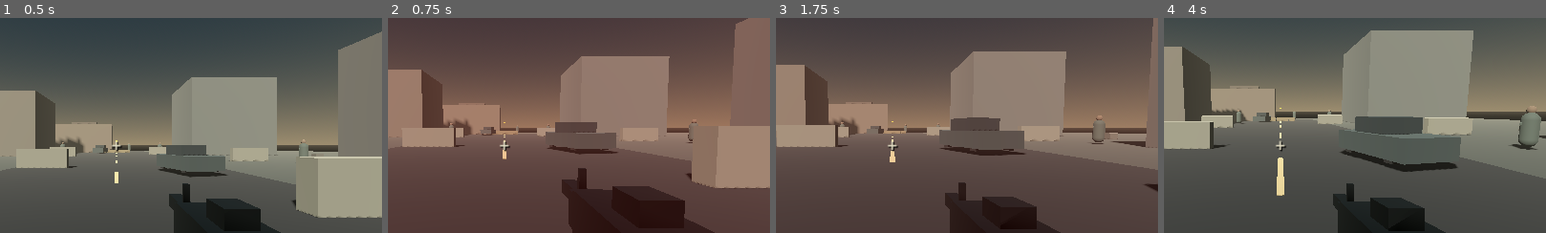
Above: before the commit, frames 1-4 (left to right).
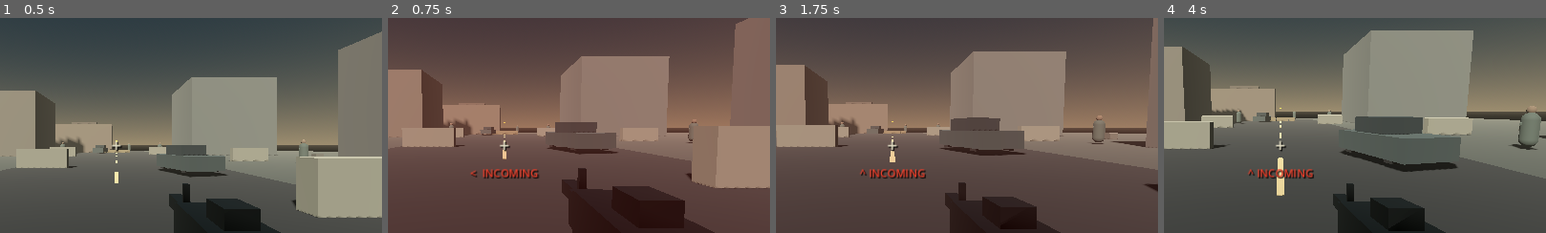
Above: after the commit, the same moments.

Repository: Liladizilla/operation-blackout
Game: Godot game, scene res://scenes/main.tscn
The game is run twice, just before and just after one commit, with the same random seed, the same clock (stepped at 60 frames per second) and the same inputs.
Inputs (mouse positions are % of the whole screen's width and height, from its top left):
- Up to frame 1 (0.5 s): no input
- Up to frame 2 (0.75 s): tap Enter at 0.5 s; move the mouse to (55, 50) at 0.52 s; hold W (move_forward) from 0.53 s (still down); tap Ctrl (crouch) at 0.6 s; click (55, 50) at 0.67 s
- Up to frame 3 (1.75 s): keep holding W (move_forward); tap Space (jump) at 0.77, 1.52 s; move the mouse to (45, 50) at 1.27 s; tap F (interact) at 1.35 s
- Up to frame 4 (4 s): keep holding W (move_forward); move the mouse to (52, 48) at 2.02 s; tap Z (prone) at 2.1 s; move the mouse to (49, 52) at 2.77 s; tap Shift (sprint) at 2.85 s; click (49, 52) at 2.92 s; tap Space (jump) at 3.02, 3.77 s; move the mouse to (57, 51) at 3.52 s; tap Ctrl (crouch) at 3.6 s
The pictures show only the part of the screen within x 35-85%, y 20-70%; the shares and areas given below are measured in that part.

Frame 1 is identical in both runs. In frame 2, 0.6% of the frame differs, in the area x 21-40%, y 70-75%; in frame 3, 0.6%; in frame 4, 0.6%, in the area x 22-40%, y 70-75%.

Commit message:
Add directional damage feedback and mission completion UI

Diff:
--- a/scripts/hud.gd
+++ b/scripts/hud.gd
@@ -13,6 +13,9 @@
 var player_ref: Node
 var pause_panel: PanelContainer
 var hitmarker_timer := 0.0
+var damage_direction_label: Label
+var damage_direction_timer := 0.0
+var mission_panel: PanelContainer
 
 func initialize(scene: Node, player: Node) -> void:
     owner_scene = scene
@@ -70,6 +73,17 @@
     center_dot.offset_bottom = 22
     center_dot.horizontal_alignment = HORIZONTAL_ALIGNMENT_CENTER
     root.add_child(center_dot)
+    damage_direction_label = _label("", 18, Color(0.92,0.24,0.16))
+    damage_direction_label.anchor_left = 0.5
+    damage_direction_label.anchor_right = 0.5
+    damage_direction_label.anchor_top = 0.5
+    damage_direction_label.anchor_bottom = 0.5
+    damage_direction_label.offset_left = -100
+    damage_direction_label.offset_right = 100
+    damage_direction_label.offset_top = 34
+    damage_direction_label.offset_bottom = 62
+    damage_direction_label.horizontal_alignment = HORIZONTAL_ALIGNMENT_CENTER
+    root.add_child(damage_direction_label)
     status_label = _label("WASD MOVE   SHIFT SPRINT   CTRL CROUCH   Z PRONE   RMB AIM   LMB FIRE   R RELOAD   F INTERACT", 13, Color(0.70,0.72,0.68))
     status_label.anchor_top = 1
     status_label.anchor_bottom = 1
@@ -90,6 +104,10 @@
     return label
 
 func _process(delta: float) -> void:
+    if damage_direction_timer > 0.0:
+        damage_direction_timer = maxf(0.0, damage_direction_timer - delta)
+        if damage_direction_timer == 0.0 and is_instance_valid(damage_direction_label):
+            damage_direction_label.text = ""
     if hitmarker_timer > 0.0:
         hitmarker_timer = maxf(0.0, hitmarker_timer - delta)
         if hitmarker_timer == 0.0 and is_instance_valid(center_dot):
@@ -106,12 +124,12 @@
     if is_instance_valid(player_ref) and player_ref.get("is_reloading"):
         status_label.text = "RELOADING..."
 
-func flash_hitmarker(killed: bool = false) -> void:
+func flash_hitmarker(killed: bool = false, headshot: bool = false) -> void:
     if not is_instance_valid(center_dot):
         return
-    center_dot.text = "X" if killed else "+"
-    center_dot.add_theme_color_override("font_color", Color(0.95,0.30,0.18) if killed else Color(0.95,0.92,0.80))
-    hitmarker_timer = 0.18 if killed else 0.11
+    center_dot.text = "X" if killed else ("x" if headshot else "+")
+    center_dot.add_theme_color_override("font_color", Color(0.95,0.30,0.18) if killed else (Color(1.0,0.68,0.24) if headshot else Color(0.95,0.92,0.80)))
+    hitmarker_timer = 0.22 if killed or headshot else 0.11
 
 func set_ammo(current: int, reserve: int) -> void:
     ammo_label.text = "%02d / %03d" % [current, reserve]
@@ -133,6 +151,51 @@
 func set_mission_state(message: String) -> void:
     objective_label.text = message
     status_label.text = "MISSION UPDATE"
+    if message.contains("EXFILTRATION COMPLETE"):
+        _show_mission_complete()
+
+func show_damage_direction(player_position: Vector3, player_basis: Basis, source_position: Vector3) -> void:
+    if not is_instance_valid(damage_direction_label):
+        return
+    var local_source: Vector3 = player_basis.inverse() * (source_position - player_position)
+    if absf(local_source.x) > absf(local_source.z):
+        damage_direction_label.text = "<  INCOMING" if local_source.x < 0.0 else "INCOMING  >"
+    else:
+        damage_direction_label.text = "v INCOMING" if local_source.z > 0.0 else "^ INCOMING"
+    damage_direction_timer = 0.55
+
+func _show_mission_complete() -> void:
+    if is_instance_valid(mission_panel):
+        return
+    mission_panel = PanelContainer.new()
+    mission_panel.set_anchors_and_offsets_preset(Control.PRESET_CENTER)
+    mission_panel.offset_left = -230
+    mission_panel.offset_right = 230
+    mission_panel.offset_top = -125
+    mission_panel.offset_bottom = 125
+    var box := VBoxContainer.new()
+    box.add_theme_constant_override("separation", 14)
+    mission_panel.add_child(box)
+    var title := _label("OPERATION COMPLETE", 28, Color(0.88,0.72,0.43))
+    title.horizontal_alignment = HORIZONTAL_ALIGNMENT_CENTER
+    box.add_child(title)
+    var detail := _label("INTEL SECURED  /  TALON ACTUAL, OUT", 14, Color(0.82,0.83,0.78))
+    detail.horizontal_alignment = HORIZONTAL_ALIGNMENT_CENTER
+    box.add_child(detail)
+    var redeploy := Button.new()
+    redeploy.text = "REDEPLOY  /  REPLAY MISSION"
+    redeploy.custom_minimum_size = Vector2(250, 42)
+    redeploy.pressed.connect(func():
+        get_tree().paused = false
+        get_tree().reload_current_scene()
+    )
+    box.add_child(redeploy)
+    var quit := Button.new()
+    quit.text = "QUIT TO DESKTOP"
+    quit.custom_minimum_size = Vector2(250, 36)
+    quit.pressed.connect(func(): get_tree().quit())
+    box.add_child(quit)
+    root.add_child(mission_panel)
 
 func flash_muzzle() -> void:
     var c := muzzle_flash.color
